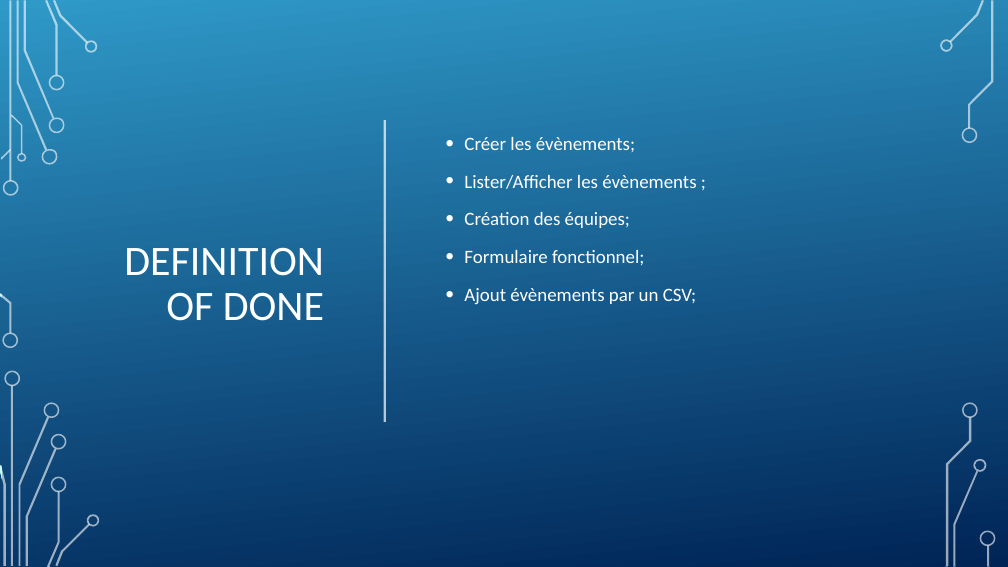
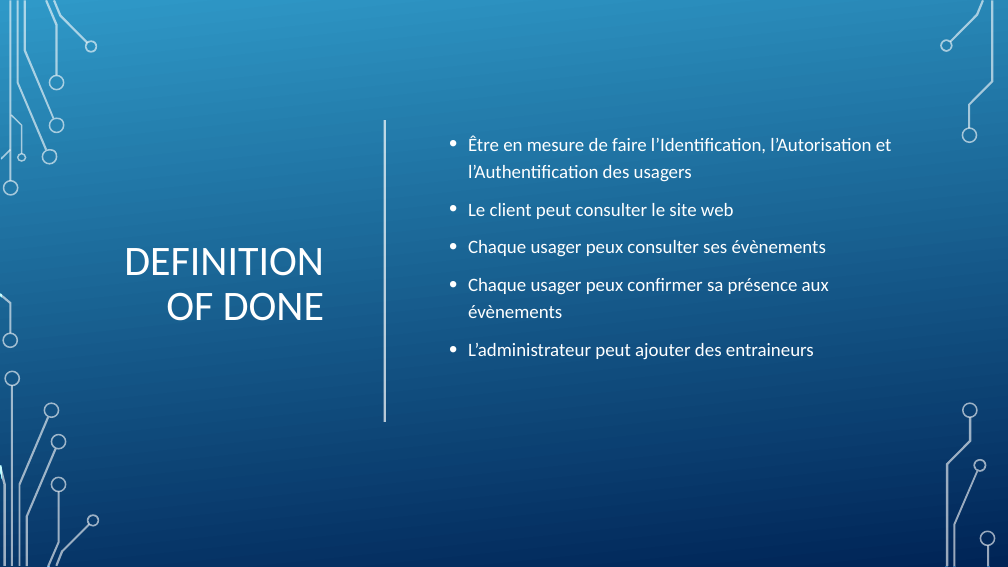
Before and after one commit to DFC-Informatique-Cegep-de-Sainte-Foy/GestionEquipesSportives, a slide deck: slide 3 of Documentation/Revue 2/Presentation_Revue_2.pptx. Drawn at 1008x567 pixels with LibreOffice and Linux fonts; fonts in the diff are those of the drawing; background and template pictures are left out. Boxes give left, top, right and bottom in pixels: in the first picture for what was removed or moved away, otherwise in the second. Text is boxed around its words. In the diff, an @@ line names an element or a change of style, - is before the commit and + after.

```diff
--- a/Documentation/Revue 2/Presentation_Revue_2.pptx
+++ b/Documentation/Revue 2/Presentation_Revue_2.pptx
@@ text at [468, 135, 892, 360]: text changed @@
-• Créer les évènements;
-• Lister/Afficher les évènements ;
-• Création des équipes;
-• Formulaire fonctionnel;
-• Ajout évènements par un CSV;
+• Être en mesure de faire l’Identification, l’Autorisation et l’Authentification des usagers
+• Le client peut consulter le site web
+• Chaque usager peux consulter ses évènements
+• Chaque usager peux confirmer sa présence aux évènements
+• L’administrateur peut ajouter des entraineurs
```
Also in this commit, not shown: 8 other slides changed, 2 slides added, 1 other file.
